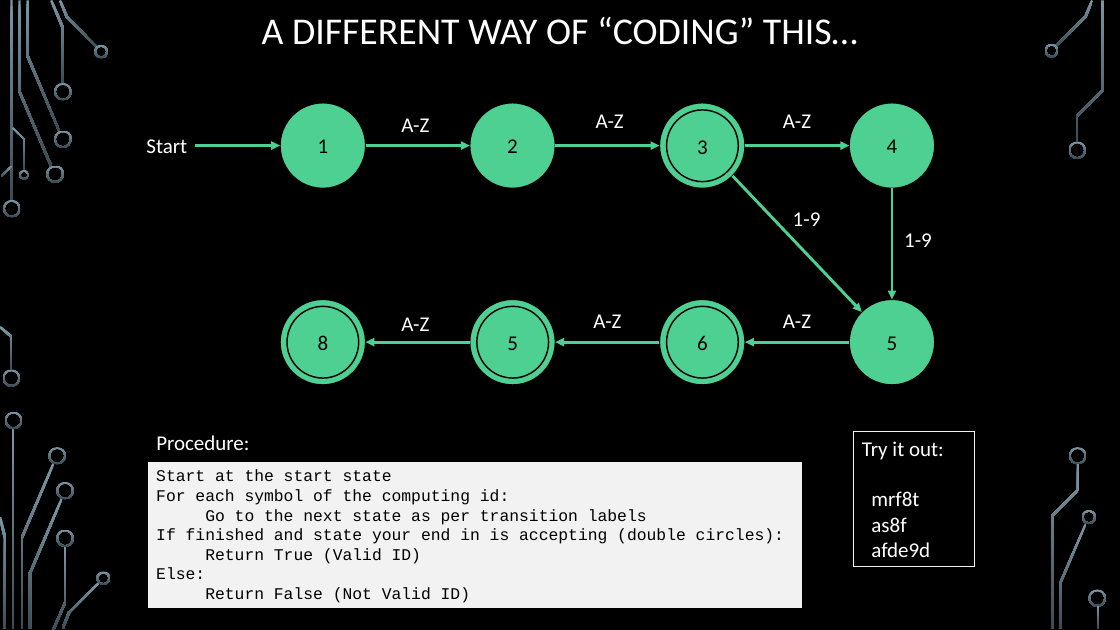
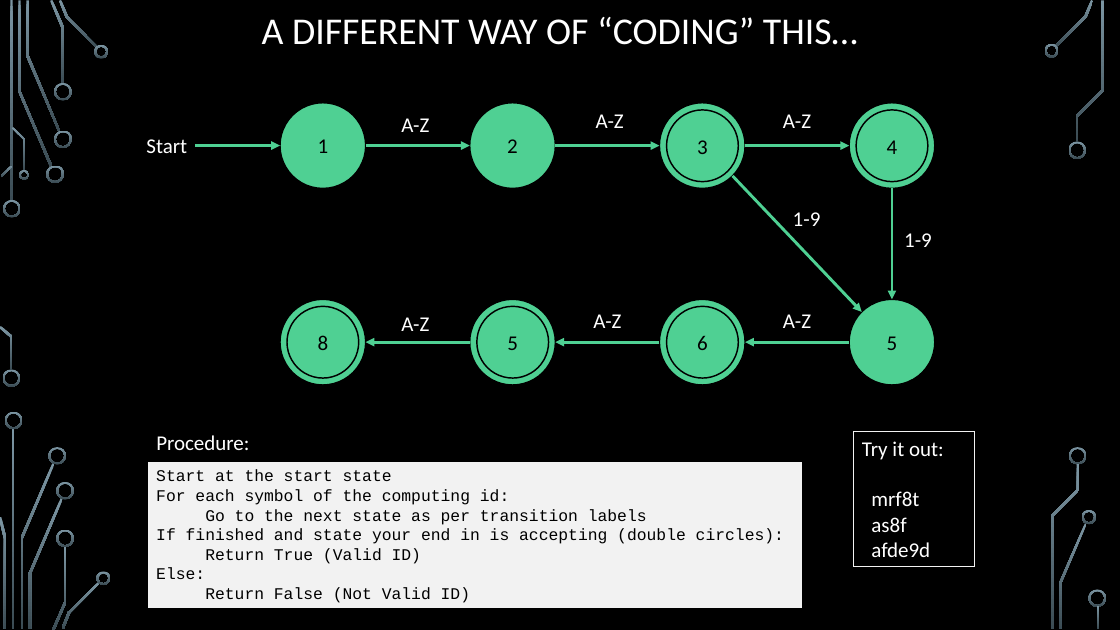
Before and after one commit to markfloryan/dsa2, a slide deck: slide 29 of slides/06-3-Hardness.pptx. Drawn at 1120x630 pixels with LibreOffice and Linux fonts; fonts in the diff are those of the drawing; background and template pictures are left out. Boxes give left, top, right and bottom in pixels: in the first picture for what was removed or moved away, otherwise in the second. Text is boxed around its words. In the diff, an @@ line names an element or a change of style, - is before the commit and + after.

```diff
--- a/slides/06-3-Hardness.pptx
+++ b/slides/06-3-Hardness.pptx
@@ ellipse added at <box>856,110,928,181</box>, fill #4FD093, outline #000000 1.25 pt, 18 pt, text #000000 @@
+4
```
Also in this commit, not shown: 3 other slides changed, 16 slides added, 3 other files.
